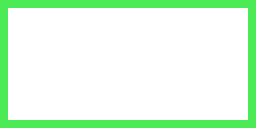
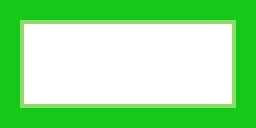
The second 256 × 128 image is a revision of the first. Changes to its layers:
removed layer "Layer 1" over [8,8,248,120]
removed layer "Background" over [0,0,256,128]
